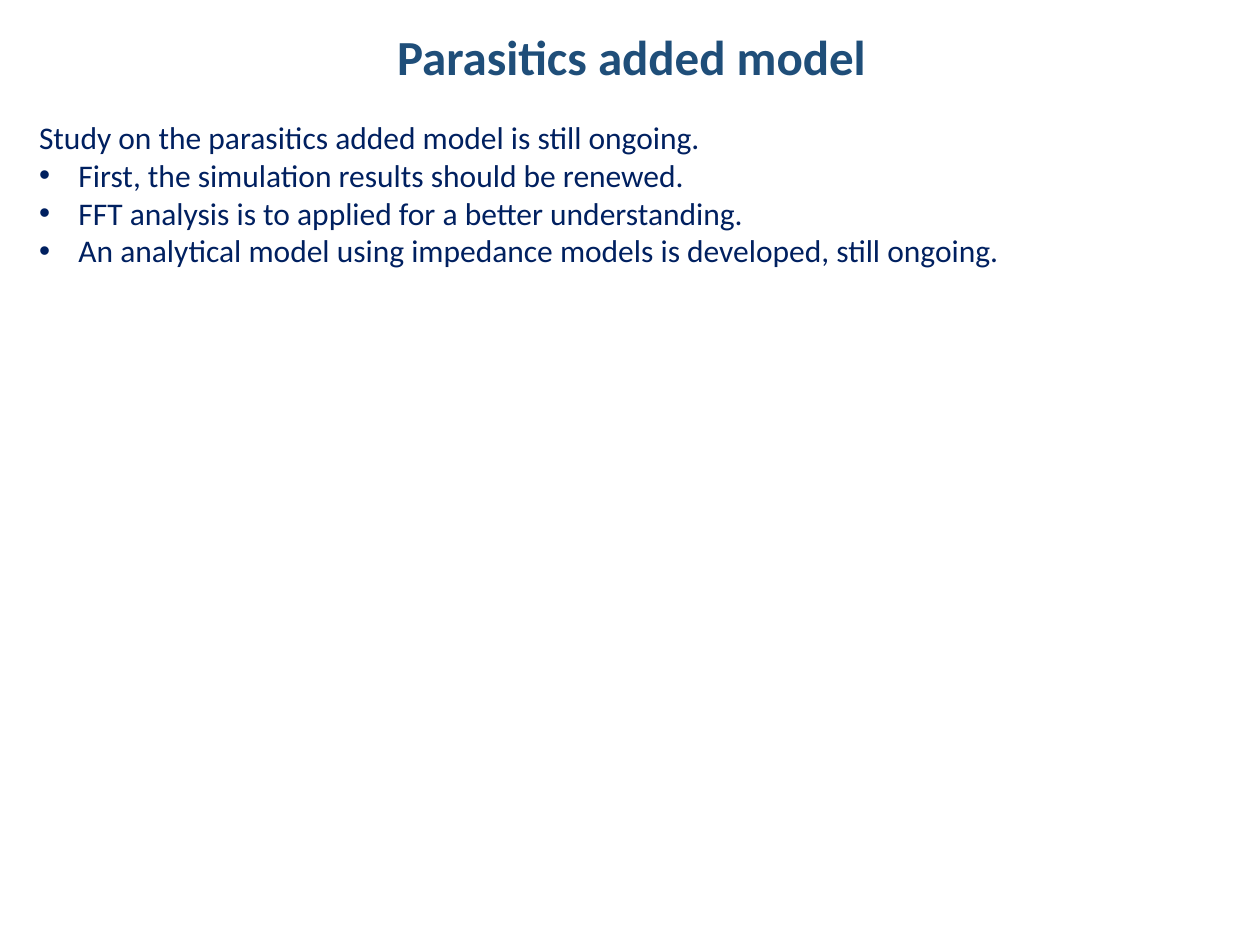
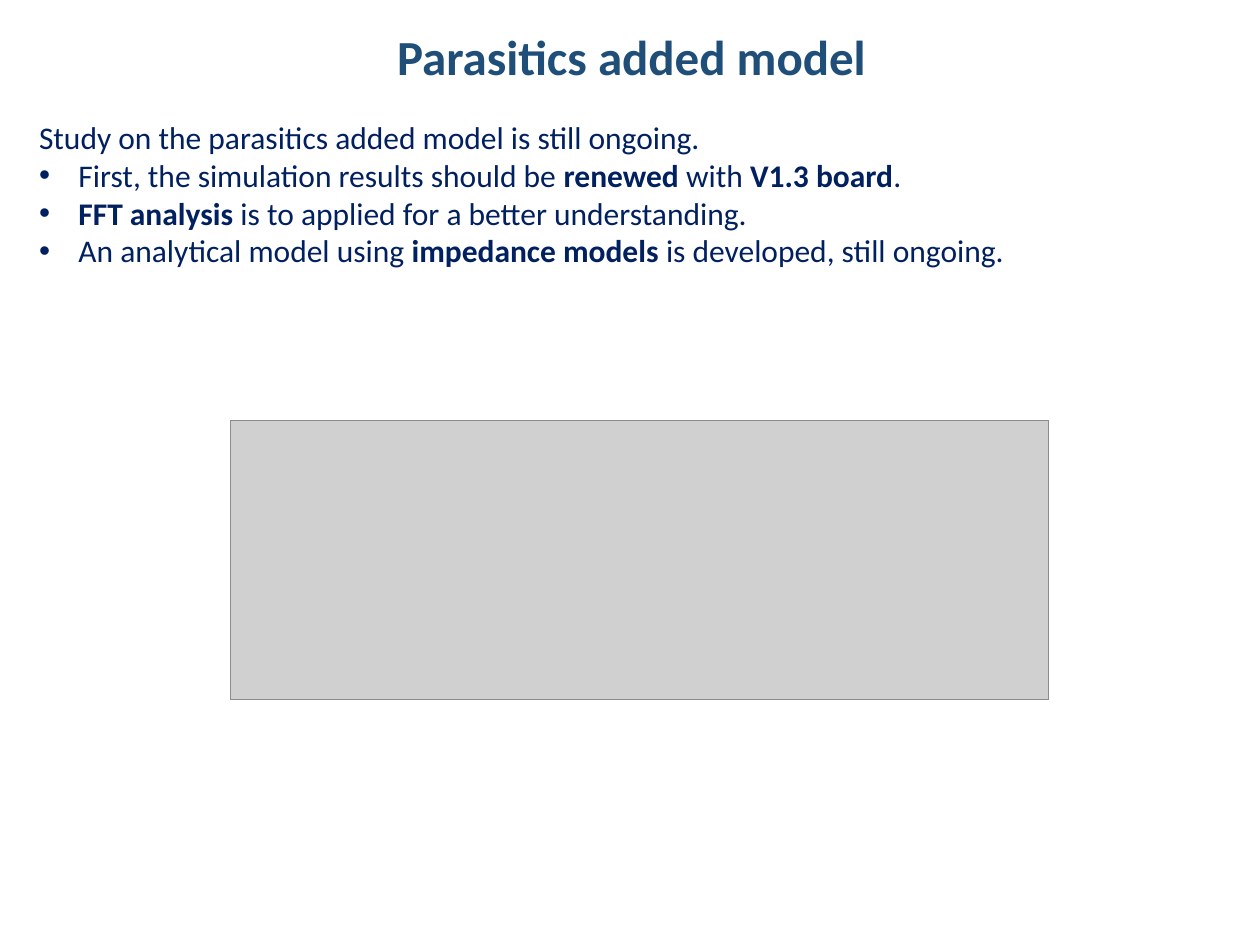
Before and after one commit to hakanpolat/IMMD, a slide deck: slide 15 of Simulation/dcbusmodelwrapup/immd_dcbusmodelwrapup.pptx. Drawn at 1260x945 pixels with LibreOffice and Linux fonts; fonts in the diff are those of the drawing; grey boxes stand for pictures. Boxes give left, top, right and bottom in pixels: in the first picture for what was removed or moved away, otherwise in the second. Text is boxed around its words. In the diff, an @@ line names an element or a change of style, - is before the commit and + after.

Commit message:
DC bus modeli üzerine hazırlanan sunumda rectifier etkileri incelendi. Sırada unbalance var.

```diff
--- a/Simulation/dcbusmodelwrapup/immd_dcbusmodelwrapup.pptx
+++ b/Simulation/dcbusmodelwrapup/immd_dcbusmodelwrapup.pptx
@@ text at <box>78,165,901,191</box>: text changed @@
-• First, the simulation results should be renewed.
+• First, the simulation results should be renewed with V1.3 board.
@@ text at <box>78,203,1004,268</box>: bold on in "FFT analysis", "impedance models" @@
@@ picture added at <box>231,421,1048,699</box> @@
```
Also in this commit, not shown: 4 other slides changed, 6 slides added, 4 other files.
